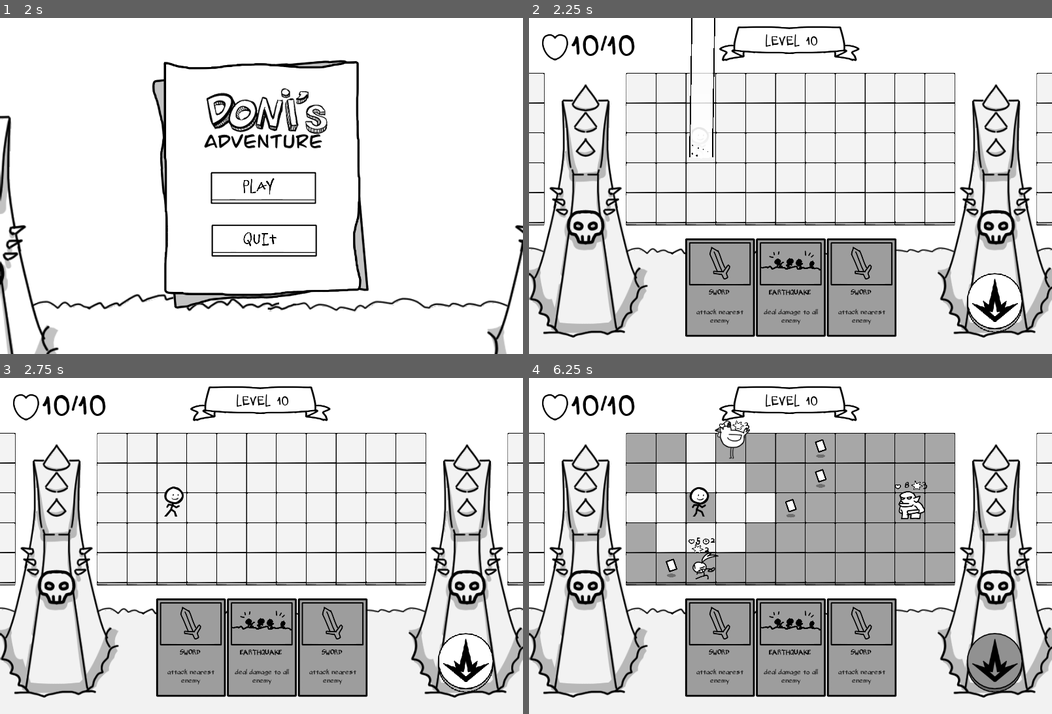
Above: before the commit, frames 1-4 (two rows, left to right).
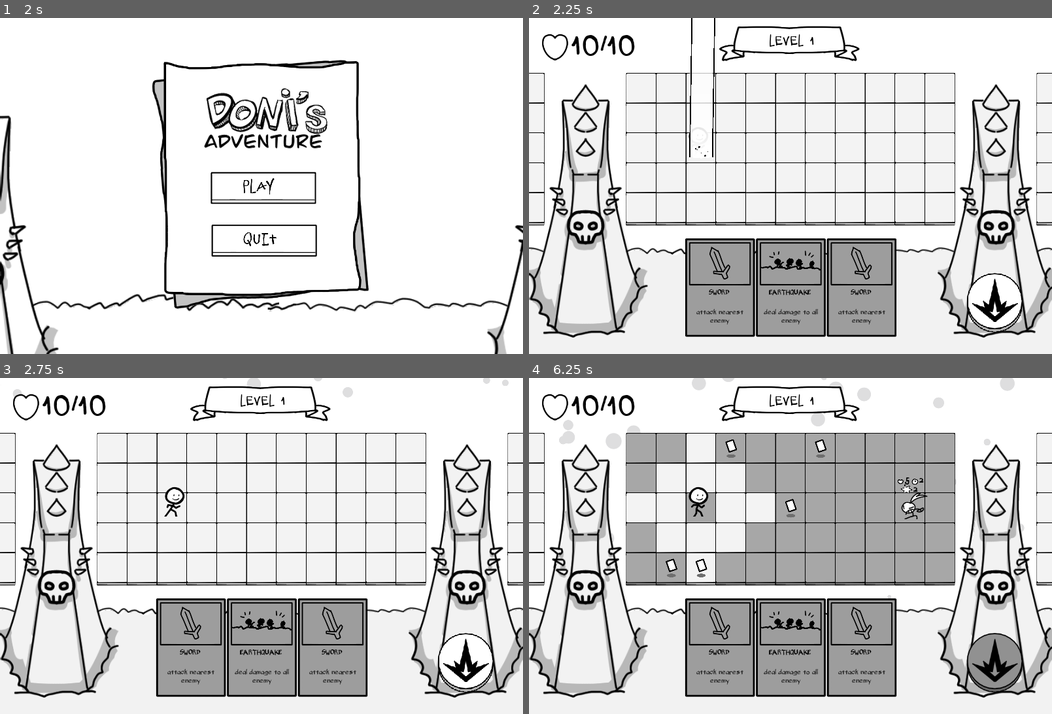
Above: after the commit, the same moments.

Repository: Frmeta/doni-adventure
Game: Godot game, scene res://scene/Splash.tscn
Two runs of this game, one before a commit and one after it. Both use one fixed random seed, a clock stepped at 60 frames per second and the inputs below. The engine's default icon, where the game draws it, is replaced by a stand-in: a white triangle on a blue panel in a dark square.
Inputs (mouse positions are in pixels of both pictures, inside the frame that each line leads up to):
- Up to frame 1 (2 s): tap Enter (ui_accept) at 0.5, 0.77, 1.52 s; move the mouse to (376, 169) at 0.52 s; hold D 0.53-1.28 s; click (376, 169) at 0.6 s; move the mouse to (156, 202) at 1.27 s; tap F at 1.35 s
- Up to frame 2 (2.25 s): click "PLAY" at 2 s
- Up to frame 3 (2.75 s): no input
- Up to frame 4 (6.25 s): click (994, 663) at 2.75 s; move the mouse to (717, 660) at 3.52 s; hold D 3.53-5.03 s; tap R at 3.6 s; click (717, 660) at 3.67 s; move the mouse to (790, 660) at 4.27 s; tap E at 4.35 s; click (790, 660) at 4.42 s; tap Enter (ui_accept) at 4.52, 5.27, 6.02 s; move the mouse to (863, 660) at 5.02 s; tap O at 5.1 s; click (863, 660) at 5.17 s; move the mouse to (638, 448) at 5.77 s; click (638, 448) at 5.85 s

Frame 1 is identical in both runs. In frame 2, 0.2% of the frame differs, in the area x 30-56%, y 4-42%; in frame 3, 0.4%; in frame 4, 2.4%, in the area x 5-95%, y 0-66%.

Commit message:
add cpuparticles2D for sky

Diff:
--- a/prefab/player.tscn
+++ b/prefab/player.tscn
@@ -108,7 +108,7 @@
 modulate = Color( 0.211765, 0.211765, 0.211765, 1 )
 frames = SubResource( 3 )
 animation = "idle"
-frame = 2
+frame = 5
 playing = true
 
 [node name="Penanda Cheat2" type="AnimatedSprite" parent="."]
@@ -124,7 +124,7 @@
 scale = Vector2( -1, 1 )
 frames = SubResource( 2 )
 animation = "idle"
-frame = 4
+frame = 3
 playing = true
 flip_h = true
 
--- a/scene/Level.tscn
+++ b/scene/Level.tscn
@@ -20,6 +20,7 @@
 [ext_resource path="res://sprite/game/button0000.png" type="Texture" id=18]
 [ext_resource path="res://sprite/game/button0001.png" type="Texture" id=19]
 [ext_resource path="res://script/CheatManager.gd" type="Script" id=20]
+[ext_resource path="res://sprite/circle.png" type="Texture" id=21]
 
 [sub_resource type="Animation" id=3]
 length = 0.001
@@ -150,7 +151,6 @@
 
 [node name="Level" type="Node2D"]
 script = ExtResource( 3 )
-current_level = 10
 
 [node name="Cam" parent="." instance=ExtResource( 12 )]
 
@@ -344,5 +344,19 @@
 [node name="CheatManager" type="Node2D" parent="."]
 script = ExtResource( 20 )
 
+[node name="CPUParticles2D" type="CPUParticles2D" parent="."]
+position = Vector2( 649, -400 )
+z_index = -20
+amount = 150
+lifetime = 5.0
+texture = ExtResource( 21 )
+emission_shape = 2
+emission_rect_extents = Vector2( 1400, 1 )
+direction = Vector2( 0, 1 )
+initial_velocity = 100.0
+scale_amount = 0.2
+scale_amount_random = 1.0
+color = Color( 0.87451, 0.87451, 0.87451, 1 )
+
 [connection signal="pressed" from="CanvasLayer/AttackButton" to="." method="_on_TextureButton_pressed"]
 [connection signal="pressed" from="CheatButton" to="CardManager" method="_on_Button_pressed"]
Not shown: 1 places in scene/Level.tscn that only renumber resources
Binary file added: uas/sky.png
Not shown, added: uas/sky.png.import
Not shown, changed: README.md
